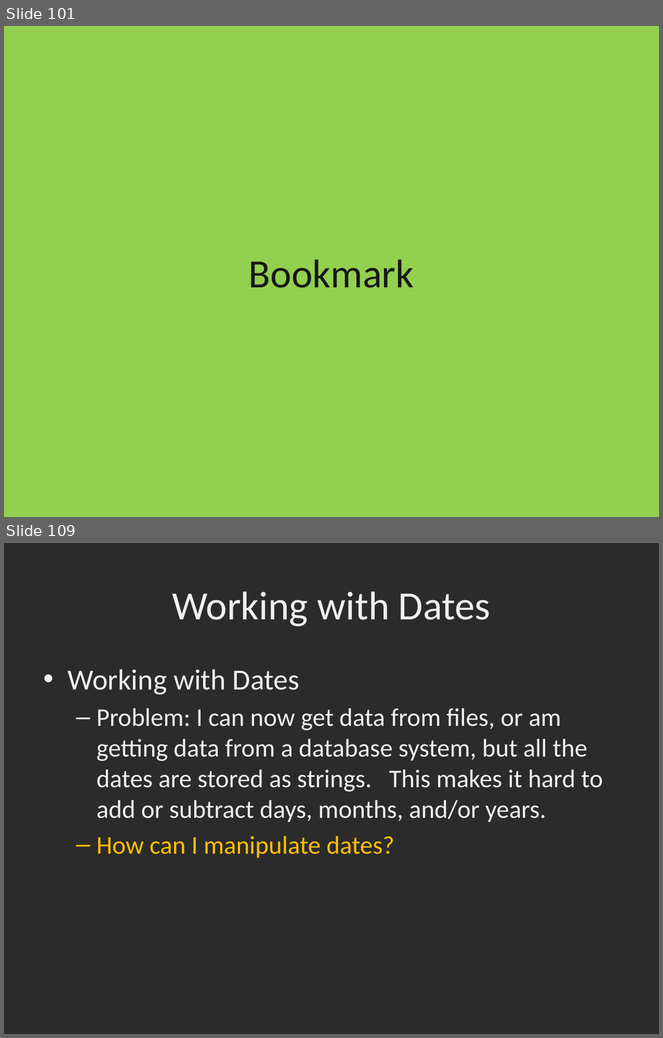
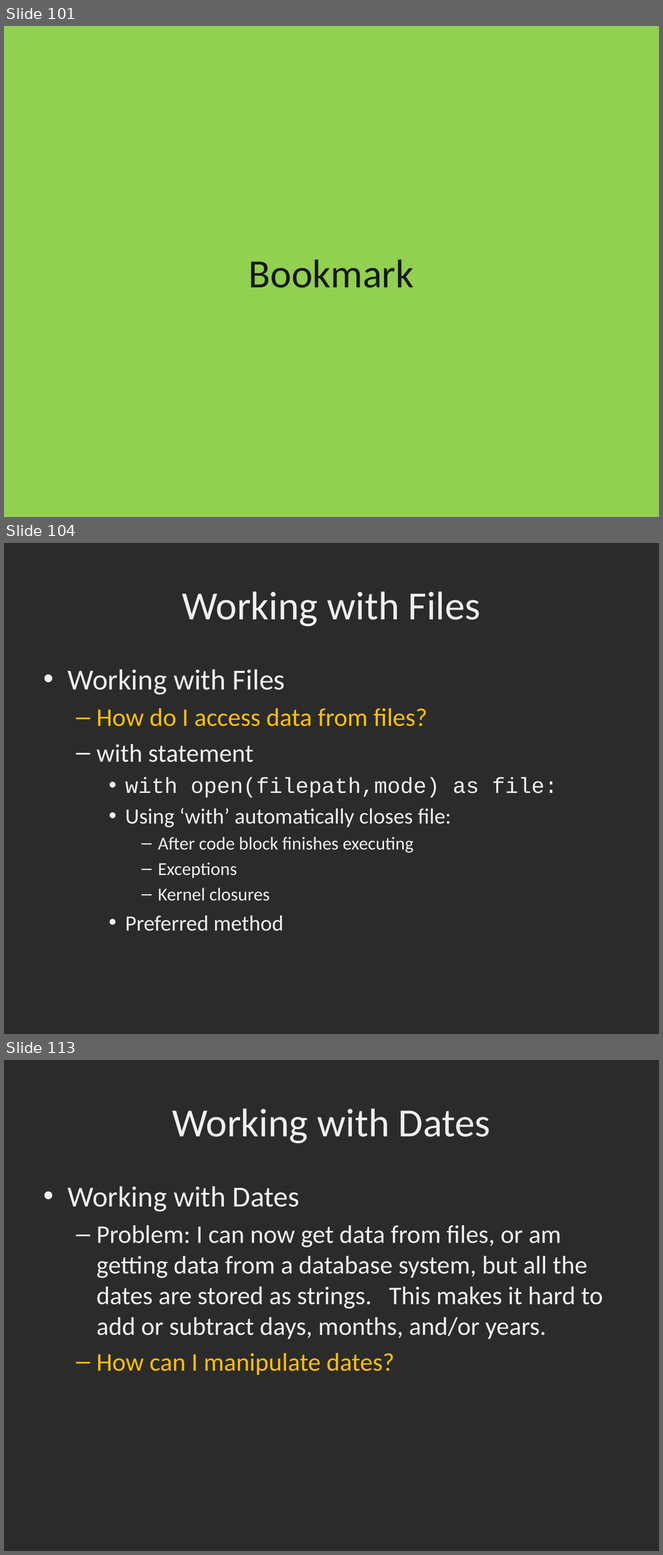
Before and after one commit to dbowmans46/PracticalProgramming, a slide deck: Session 7 - Python/Instructional Material/Python Review and Tutorial.pptx. Shown one above the other, each under a label of ours: slides 101 and 109 before the commit, slides 101, 104 and 113 after it; the slides between them are not shown. The pictures are 663x1038 and 663x1555 pixels, drawn with LibreOffice and Linux fonts; fonts in the diff are those of the drawing; background and template pictures are left out; a plain dark background stands for a picture behind light text. Boxes give left, top, right and bottom in pixels: in the first picture for what was removed or moved away, otherwise in the second. Text is boxed around its words. In the diff, an @@ line names an element or a change of style, - is before the commit and + after.

```diff
--- a/Session 7 - Python/Instructional Material/Python Review and Tutorial.pptx
+++ b/Session 7 - Python/Instructional Material/Python Review and Tutorial.pptx
@@ slide 104 added at (x1=4, y1=543, x2=659, y2=1034), background picture (left out) @@
@@ title added at (x1=182, y1=591, x2=481, y2=627), 44 pt, text #EFEFEF @@
+Working with Files
@@ text added at (x1=68, y1=669, x2=558, y2=931), 24 pt, text #EFEFEF @@
+• Working with Files
+  – How do I access data from files?
+  – with statement
+    • with open(filepath,mode) as file:
+    • Using ‘with’ automatically closes file:
+      – After code block finishes executing
+      – Exceptions
+      – Kernel closures
+    • Preferred method
@@ what was slide 109 is now slide 113 @@
```
Also in this commit, not shown: 7 slides changed, 3 other slides added, 1 other file.
